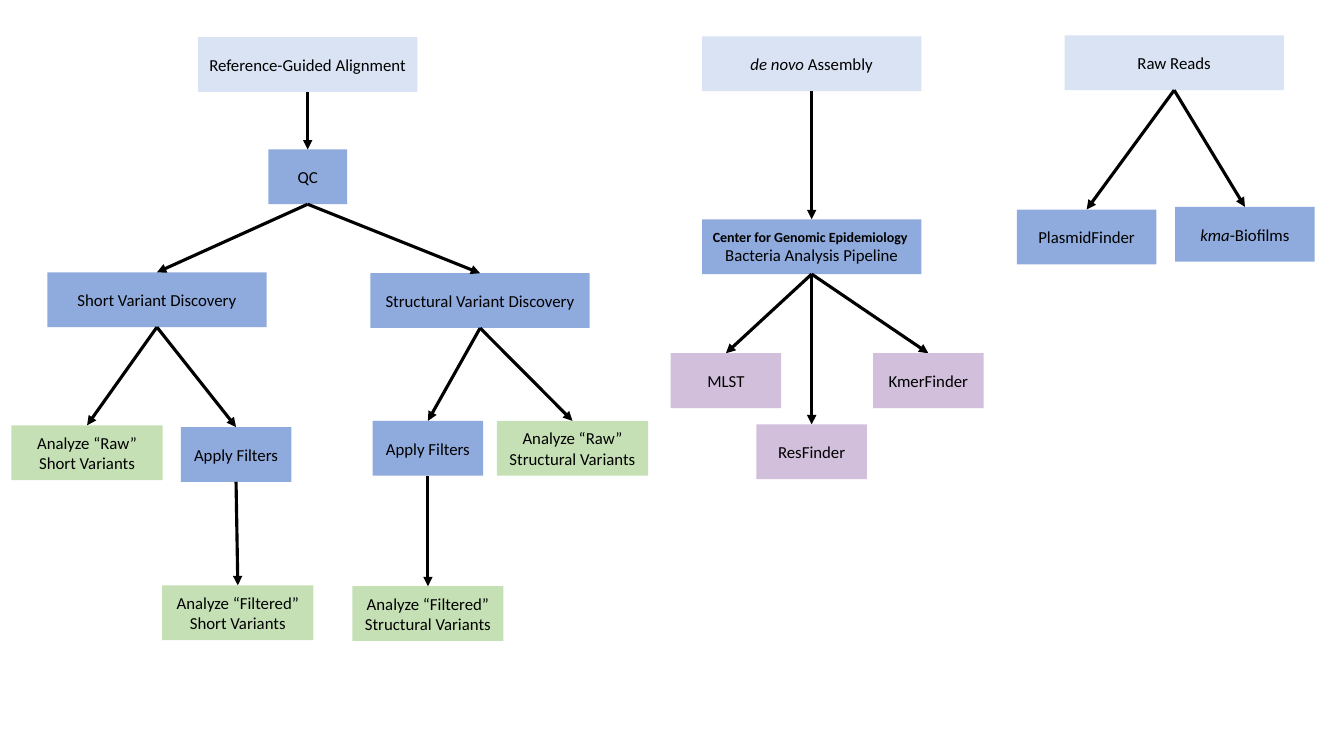
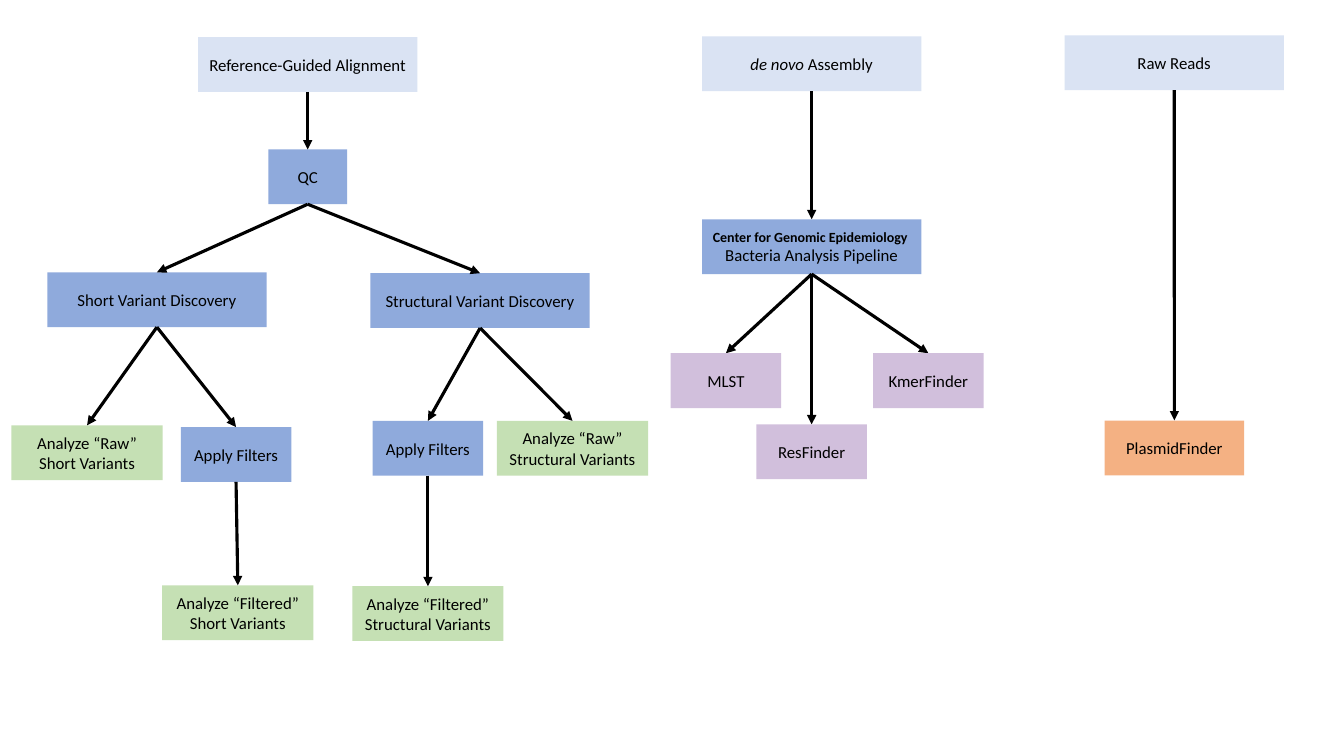
Before and after one commit to nickbrazeau/Sepi_Res_CaseStudy, a slide deck: slide 1 of sepi_analysis_approach.pptx. Drawn at 1344x756 pixels with LibreOffice and Linux fonts; fonts in the diff are those of the drawing. Boxes give left, top, right and bottom in pixels: in the first picture for what was removed or moved away, otherwise in the second. Text is boxed around its words. In the diff, an @@ line names an element or a change of style, - is before the commit and + after.

```diff
--- a/sepi_analysis_approach.pptx
+++ b/sepi_analysis_approach.pptx
@@ arrow moved from (1175, 90) - (1087, 210) to (1175, 90) - (1175, 420) @@
@@ arrow removed from (1175, 90) to (1245, 207) @@
@@ rectangle removed at bbox=[1176, 207, 1316, 261] @@
-kma-Biofilms
@@ rectangle "PlasmidFinder": place and size @@
-rectangle "PlasmidFinder" at bbox=[1017, 210, 1157, 264]
+rectangle "PlasmidFinder" at bbox=[1105, 420, 1245, 475]
@@ rectangle "PlasmidFinder" at bbox=[1105, 420, 1245, 475]: fill #8FAADC to #F4B183 @@
```
Also in this commit, not shown: 11 other files.
